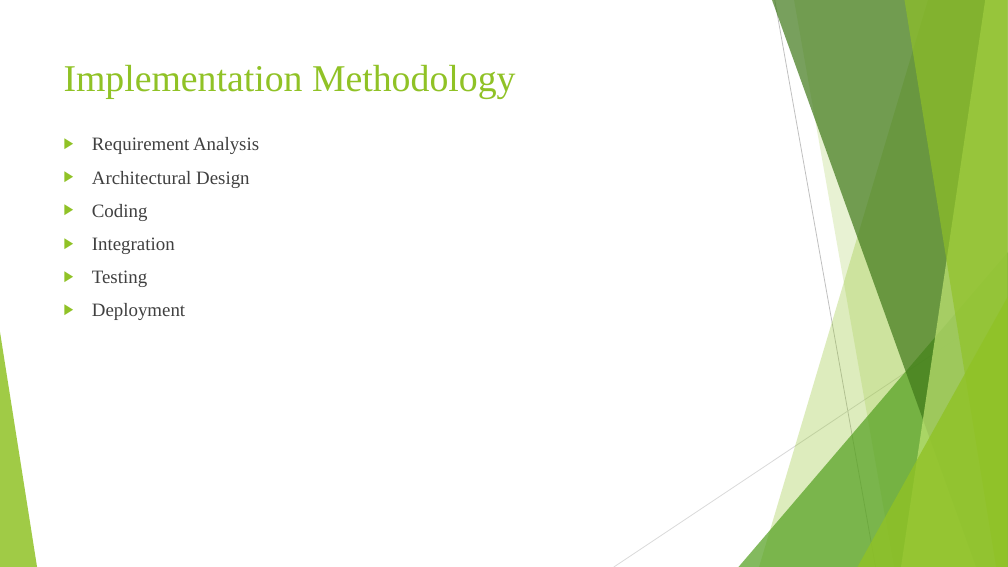
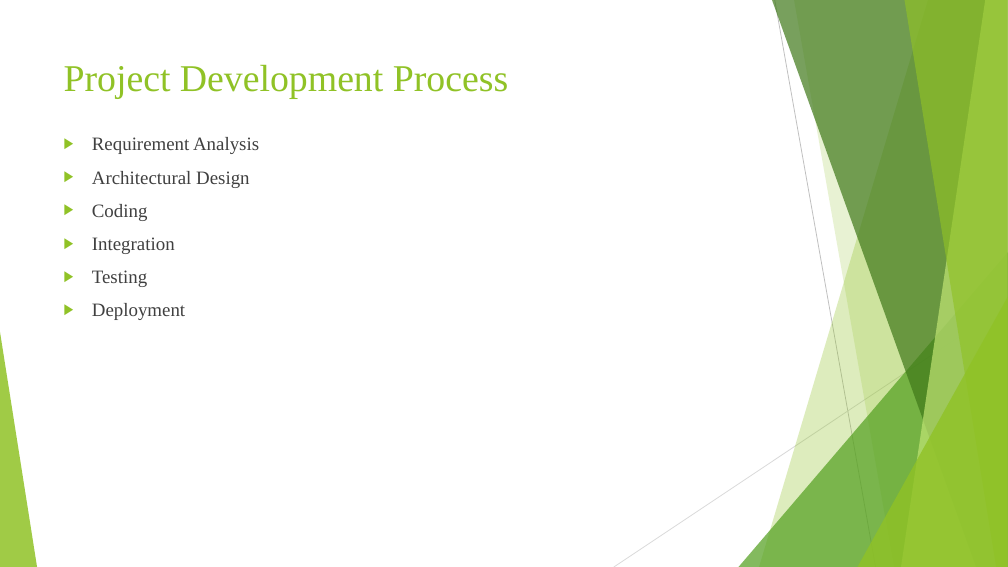
Before and after one commit to BusAI-Self-Driving-Car/Automatic-Braking-System, a slide deck: slide 7 of Project-Proposal/Automatic Braking System.pptx. Drawn at 1008x567 pixels with LibreOffice and Linux fonts; fonts in the diff are those of the drawing. Boxes give left, top, right and bottom in pixels: in the first picture for what was removed or moved away, otherwise in the second. Text is boxed around its words. In the diff, an @@ line names an element or a change of style, - is before the commit and + after.

```diff
--- a/Project-Proposal/Automatic Braking System.pptx
+++ b/Project-Proposal/Automatic Braking System.pptx
@@ title at (64, 64, 508, 99): text changed @@
-Implementation Methodology
+Project Development Process
```
Also in this commit, not shown: 3 other slides changed.
